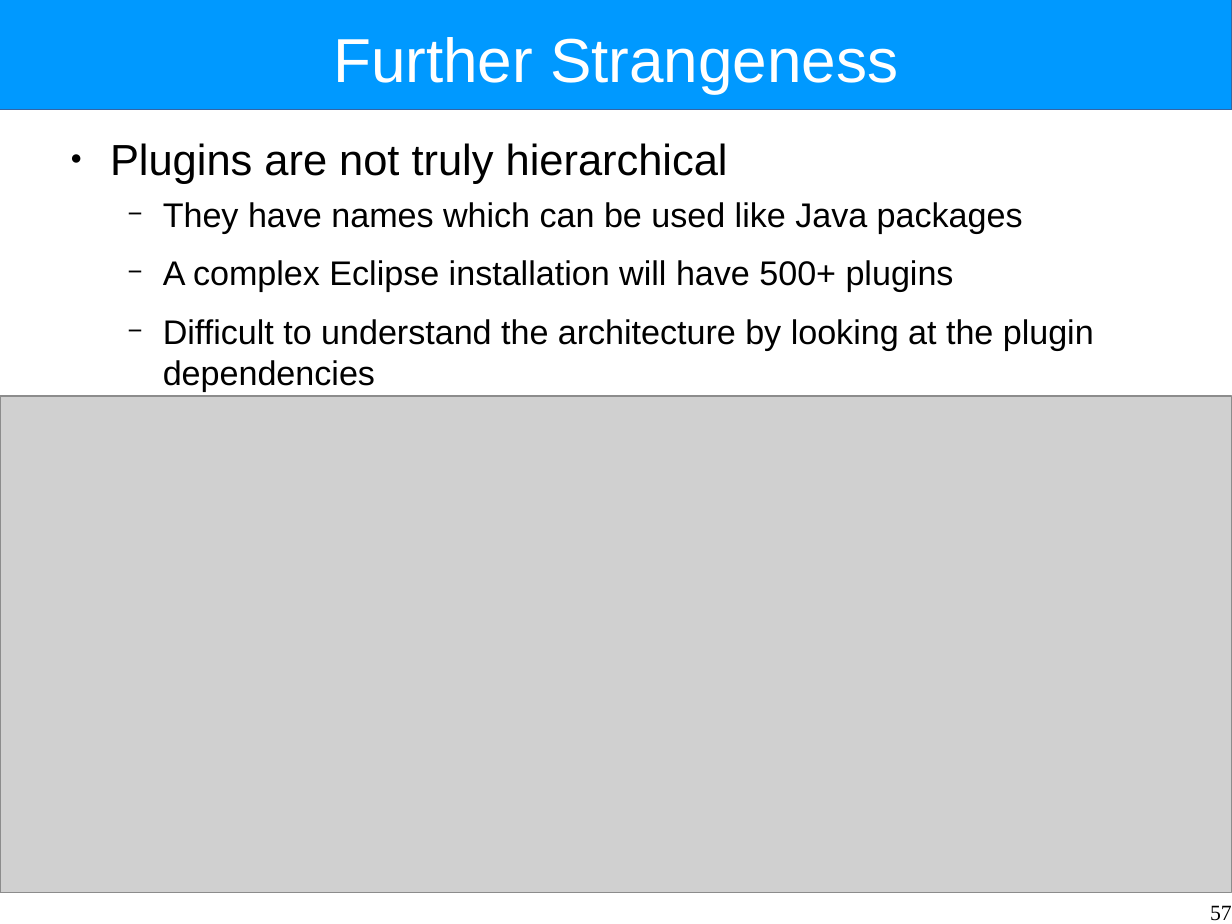
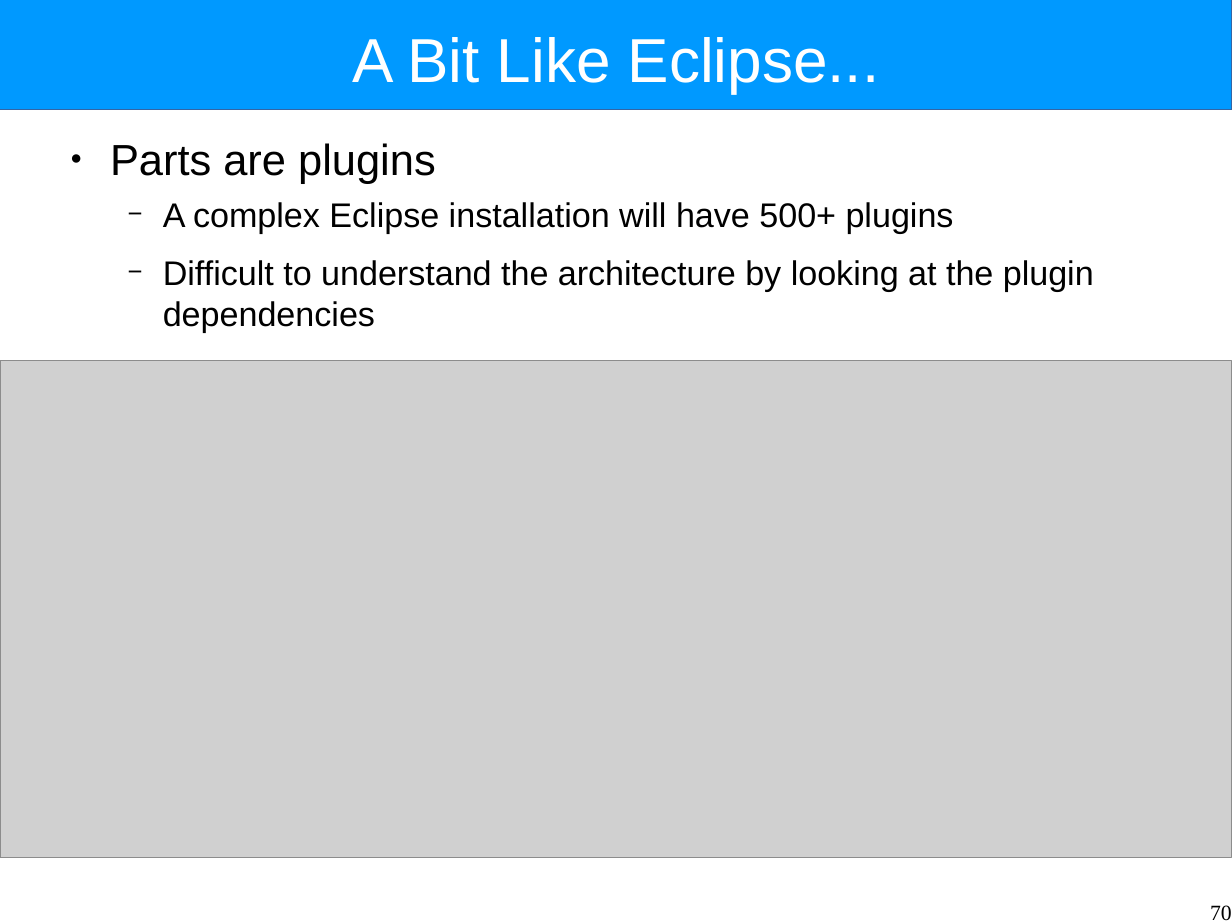
Before and after one commit to Intrinsarc/intrinsarc-evolve, a slide deck: slide 70 of Academic Work/lectures/components.odp (slide 57 before the commit). Drawn at 1232x924 pixels with LibreOffice and Linux fonts; fonts in the diff are those of the drawing; grey boxes stand for pictures. Boxes give left, top, right and bottom in pixels: in the first picture for what was removed or moved away, otherwise in the second. Text is boxed around its words. In the diff, an @@ line names an element or a change of style, - is before the commit and + after.

```diff
--- a/Academic Work/lectures/components.odp
+++ b/Academic Work/lectures/components.odp
@@ title at bbox=[352, 37, 880, 94]: text changed @@
-Further Strangeness
+A Bit Like Eclipse...
@@ text at bbox=[110, 143, 436, 184]: text changed; size 22 to 28 pt @@
-● Plugins are not truly hierarchical
-  − They have names which can be used like Java packages
+● Parts are plugins
@@ picture: place and size @@
-picture at bbox=[0, 396, 1232, 892]
+picture at bbox=[0, 361, 1232, 857]
@@ page number at bbox=[1210, 905, 1232, 921]: text changed @@
-57
+70
```
Also in this commit, not shown: 12 other slides changed, 25 slides added, 9 slides removed, 3 other files.
